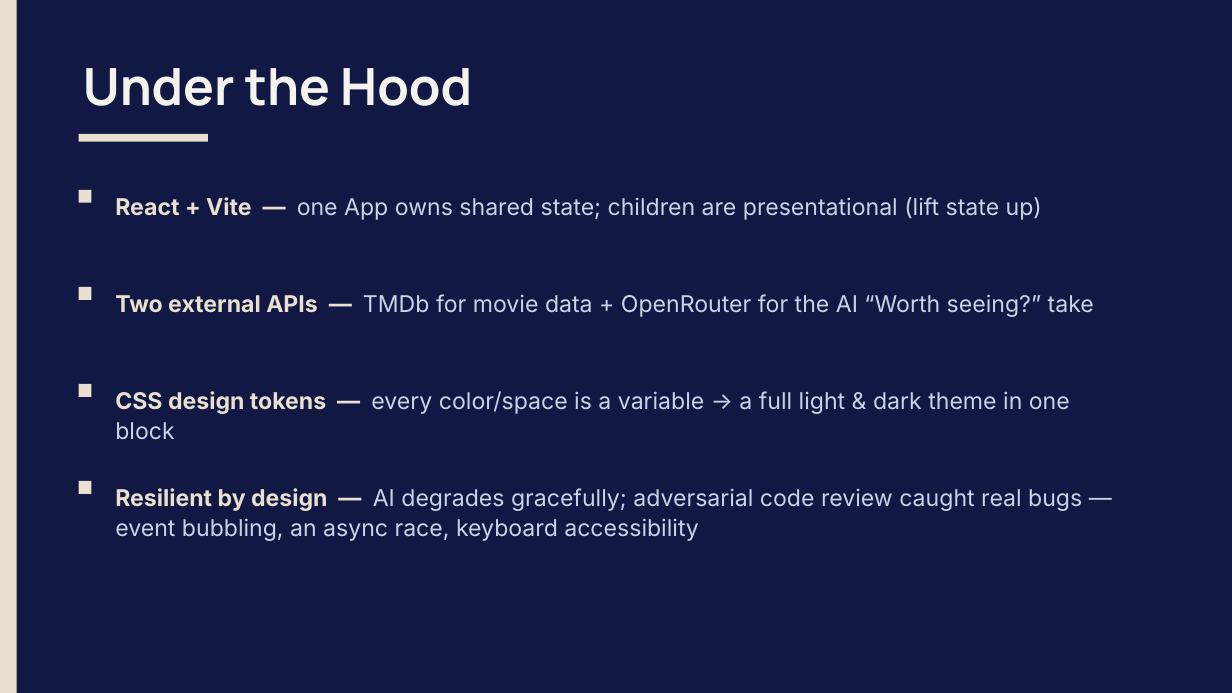
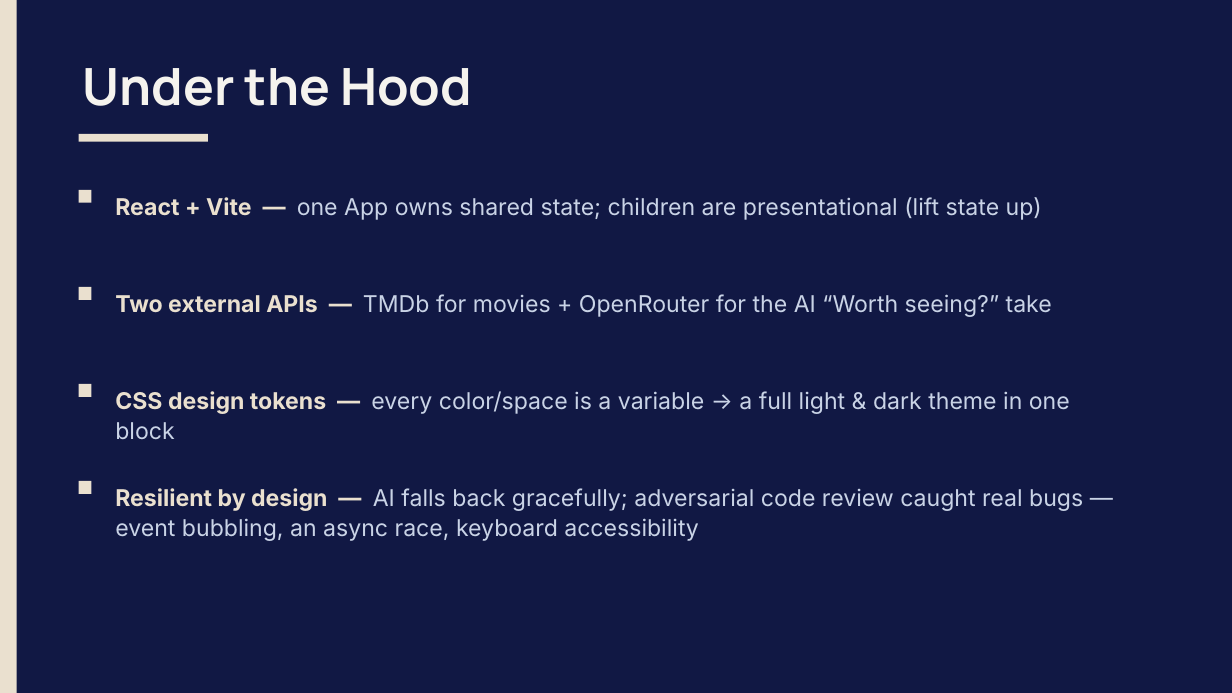
Before and after one commit to Davg048/flixster-starter, a slide deck: slide 3 of presentation/Flixster-Demo.pptx. Drawn at 1232x693 pixels with LibreOffice and Linux fonts; fonts in the diff are those of the drawing. Boxes give left, top, right and bottom in pixels: in the first picture for what was removed or moved away, otherwise in the second. Text is boxed around its words. In the diff, an @@ line names an element or a change of style, - is before the commit and + after.

```diff
--- a/presentation/Flixster-Demo.pptx
+++ b/presentation/Flixster-Demo.pptx
@@ text at (x1=115, y1=294, x2=1052, y2=317): text changed @@
-Two external APIs — TMDb for movie data + OpenRouter for the AI “Worth seeing?” take
+Two external APIs — TMDb for movies + OpenRouter for the AI “Worth seeing?” take
@@ text at (x1=115, y1=488, x2=1083, y2=541): text changed @@
-Resilient by design — AI degrades gracefully; adversarial code review caught real bugs — event bubbling, an async race, keyboard accessibility
+Resilient by design — AI falls back gracefully; adversarial code review caught real bugs — event bubbling, an async race, keyboard accessibility
```
Also in this commit, not shown: 3 other slides changed, 1 slide added, 1 other file.
